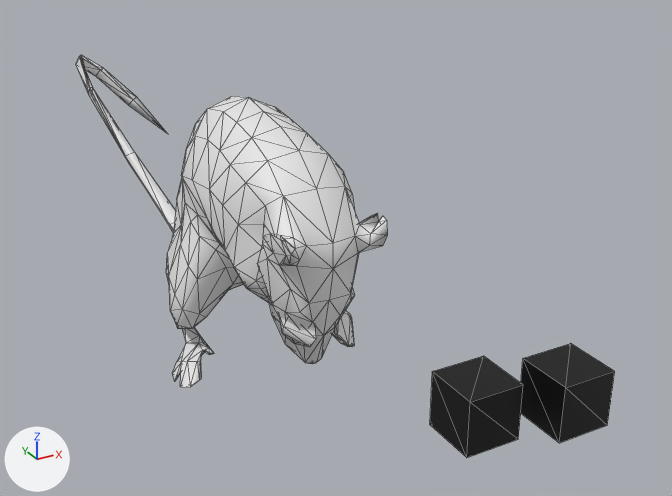
Two versions of the glTF model public/models/rat/scene.glb, one commit apart.
Camera for both pictures: a camera (50 mm lens) standing at (-1.297, -2.686, 1.811) and looking at (0.3, 0.218, 0.36). The axes (+X, +Y, +Z) are drawn at lower left. The lights are the same throughout. The picture after the commit comes second. Mesh edges are drawn as thin lines. Where no turn or scale is listed for an object, it has been applied to the vertices. Vertices at exactly the same position are counted once.
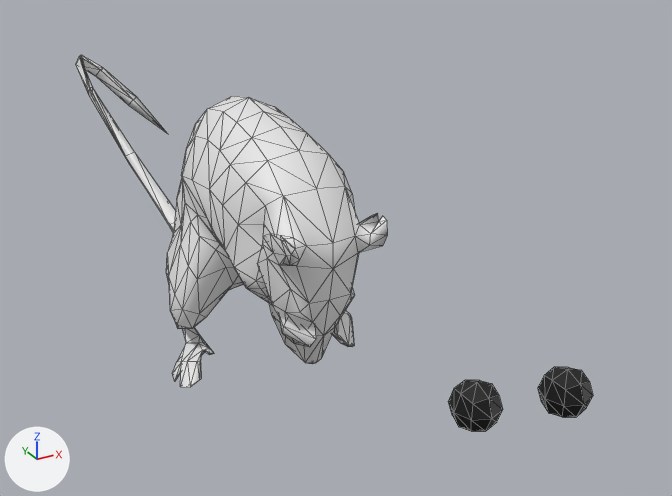
Location of each change, [x1, y1, x2, y2] in pixels of the pictures (672 x 496 px):
'Cube.001', reshaped (40% narrower, 50% shorter)
    before: [430, 356, 523, 458]
    after: [448, 380, 503, 431]
'Cube', reshaped (41% narrower, 50% shorter)
    before: [521, 343, 615, 443]
    after: [538, 367, 593, 417]

What the commit changed:
me_cube_001 is used by ob_cube; location (0.043, -1.339, 0.652).
me_cube_001 had 8 vertices, 12 faces and spanned x -0.0718..0.0718, y -0.0718..0.0718, z -0.0718..0.0718.
me_cube_001 now has 26 vertices, 48 faces and spans x -0.0602..0.0602, y -0.0602..0.0602, z -0.0602..0.0602.
me_cube_001 part 1: the whole mesh is rebuilt.
me_cube_003 is used by ob_cube_001; location (-0.159, -1.27, 0.64).
me_cube_003 had 8 vertices, 12 faces and spanned x -0.0718..0.0718, y -0.0718..0.0718, z -0.0718..0.0718.
me_cube_003 now has 26 vertices, 48 faces and spans x -0.0602..0.0602, y -0.0602..0.0602, z -0.0602..0.0602.
me_cube_003 part 2: the whole mesh is rebuilt.
